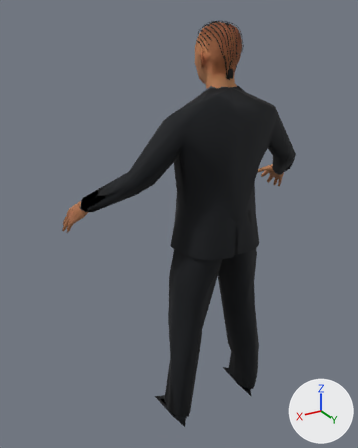
The glTF model assets/people/mid/gate-mid.glb, before and after one commit.
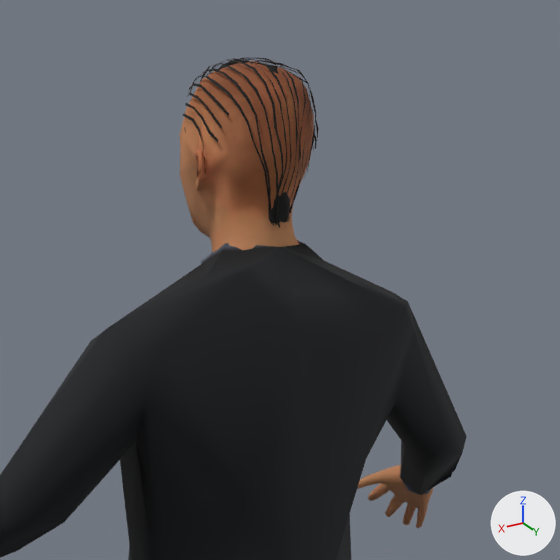
Each version is shown whole from a 50 mm camera at (1.169, 1.603, 1.871) aimed at (0.086, -0.202, 0.969), then close up on the part from 37% to 92% of the width and 0% to 44% of the height. The axes (+X, +Y, +Z) are drawn at lower right. The lights are the same throughout. The last two pictures show the newer version. Vertices at exactly the same position are counted once.

In view in the first close-up: 'gate'.
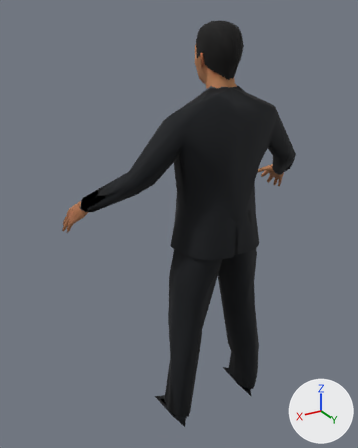
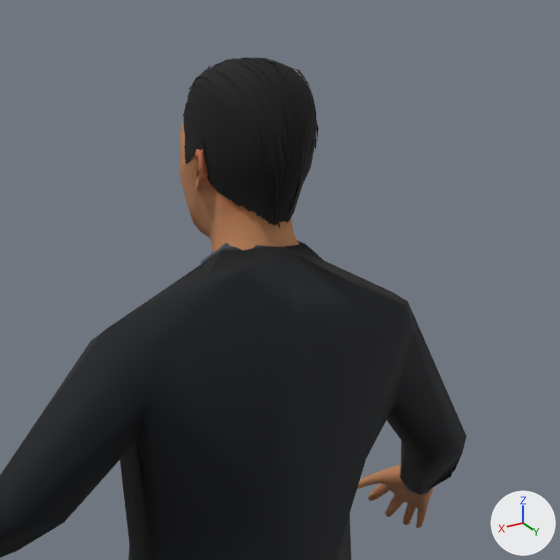
What differs and where, as boxes [x1, y1, x2, y2] in the close-ups (560 x 560 px):
part 1 of me_gate, built on
    before: [186, 60, 316, 227]
    after: [183, 57, 317, 225]

The change in detail:
me_gate is used by ob_gate; location (0.0, 0.0, 0.0).
me_gate had 2290 vertices, 3064 faces and spanned x -0.6..0.6, y -0.39..0.13, z 0.01..1.84.
me_gate now has 2513 vertices, 3510 faces and spans x -0.6..0.6, y -0.39..0.13, z 0.01..1.84.
me_gate part 1: 23 vertices moved within x -0.08..0.08, y -0.13..0.05, z 1.63..1.84; 223 vertices added at x -0.08..0.08, y -0.14..0.06, z 1.63..1.84.
